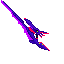
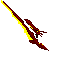
Revision of a layered 64px x 64px image; what changed, layer by layer:
painted on "Calque #2" over (x1=37, y1=31, x2=43, y2=45)
"Calque #4": blend color → overlay, painted on it over (x1=24, y1=18, x2=50, y2=51)
added layer "Copie de Copie de Copie de Calque" (overlay) in group "Groupe de calques" over (x1=3, y1=1, x2=49, y2=51)
added layer "Copie de Copie de Calque" (overlay) in group "Groupe de calques" over (x1=3, y1=1, x2=49, y2=51)
"Calque": opacity 100% → 55%, painted on it over (x1=3, y1=1, x2=49, y2=51)
added layer "Calque #6" (overlay) in group "Groupe de calques" over (x1=1, y1=0, x2=43, y2=45)
"Calque #5": blend hue → lch color, painted on it over (x1=1, y1=0, x2=43, y2=45)
